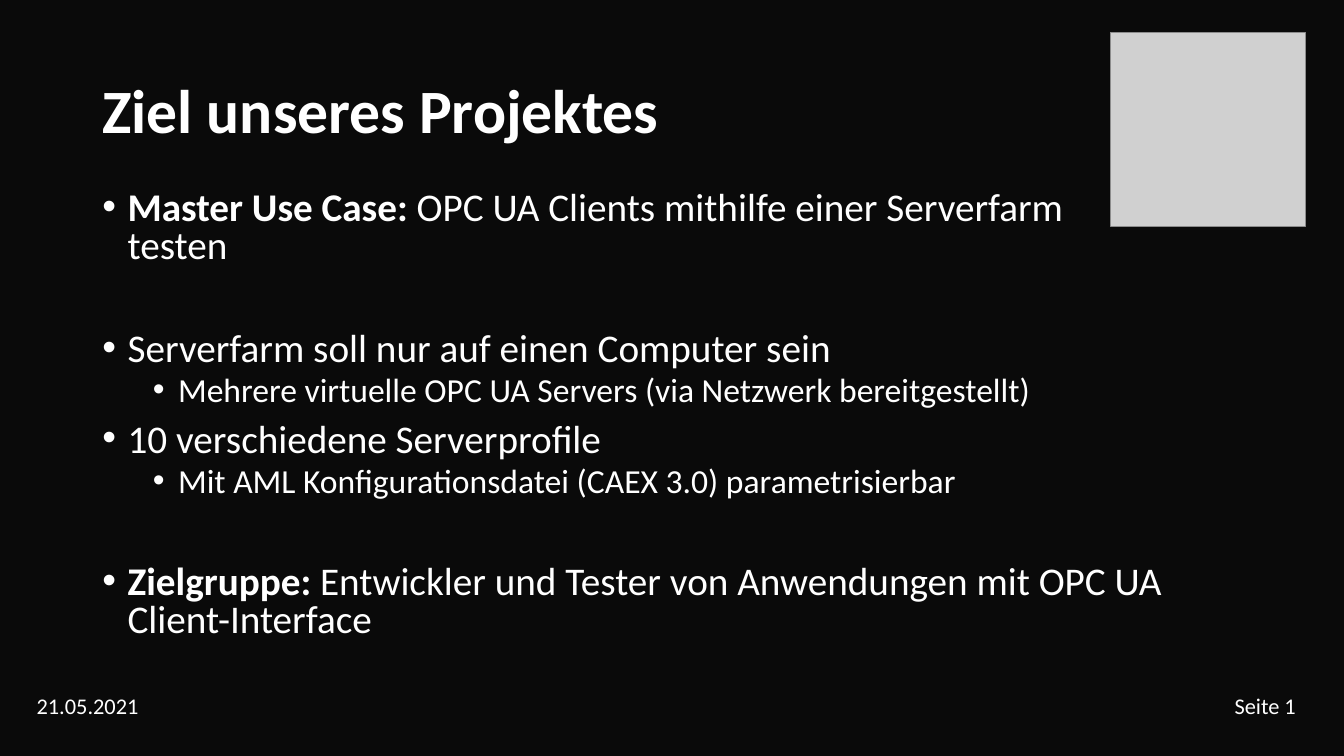
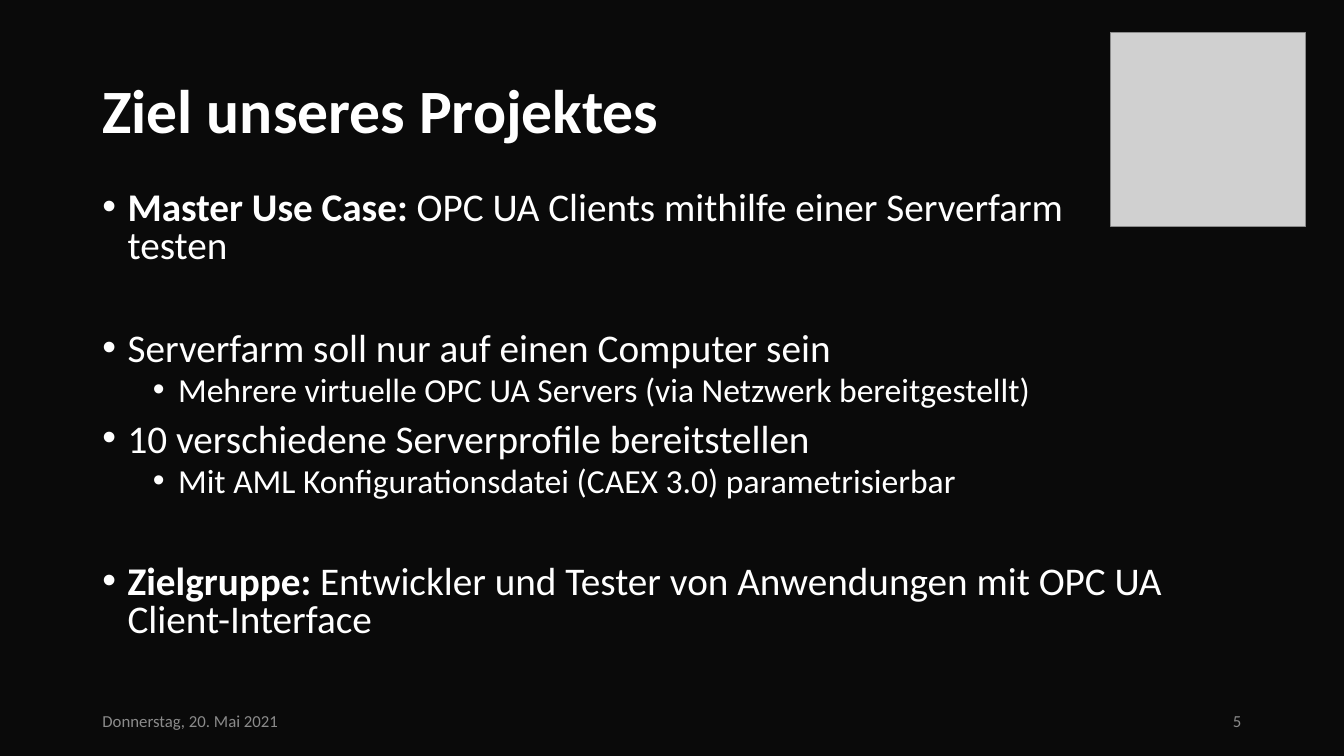
Before and after one commit to ghNico/TINF19C-Team-3-OPC-UA-Server-Farm, a slide deck: slide 5 of PROJECT/Prasentation/Finale_Präsentation_hübsch.pptx. Drawn at 1344x756 pixels with LibreOffice and Linux fonts; fonts in the diff are those of the drawing; grey boxes stand for pictures; background and template pictures are left out; a plain dark background stands for a picture behind light text. Boxes give left, top, right and bottom in pixels: in the first picture for what was removed or moved away, otherwise in the second. Text is boxed around its words. In the diff, an @@ line names an element or a change of style, - is before the commit and + after.

```diff
--- a/PROJECT/Prasentation/Finale_Präsentation_hübsch.pptx
+++ b/PROJECT/Prasentation/Finale_Präsentation_hübsch.pptx
@@ text at (128,425,810,460): text changed @@
-• 10 verschiedene Serverprofile
+• 10 verschiedene Serverprofile bereitstellen
@@ text removed at (37,699,139,714) @@
-21.05.2021
@@ text added at (102,715,278,730), 12 pt, text #8C8C8C @@
+Donnerstag, 20. Mai 2021
@@ page number added at (1233,716,1241,727), 12 pt, text #8C8C8C @@
+5
@@ text removed at (1235,698,1295,714) @@
-Seite 1
```
Also in this commit, not shown: 15 other slides changed, 2 slides added, 1 slide removed, 1 other file.
